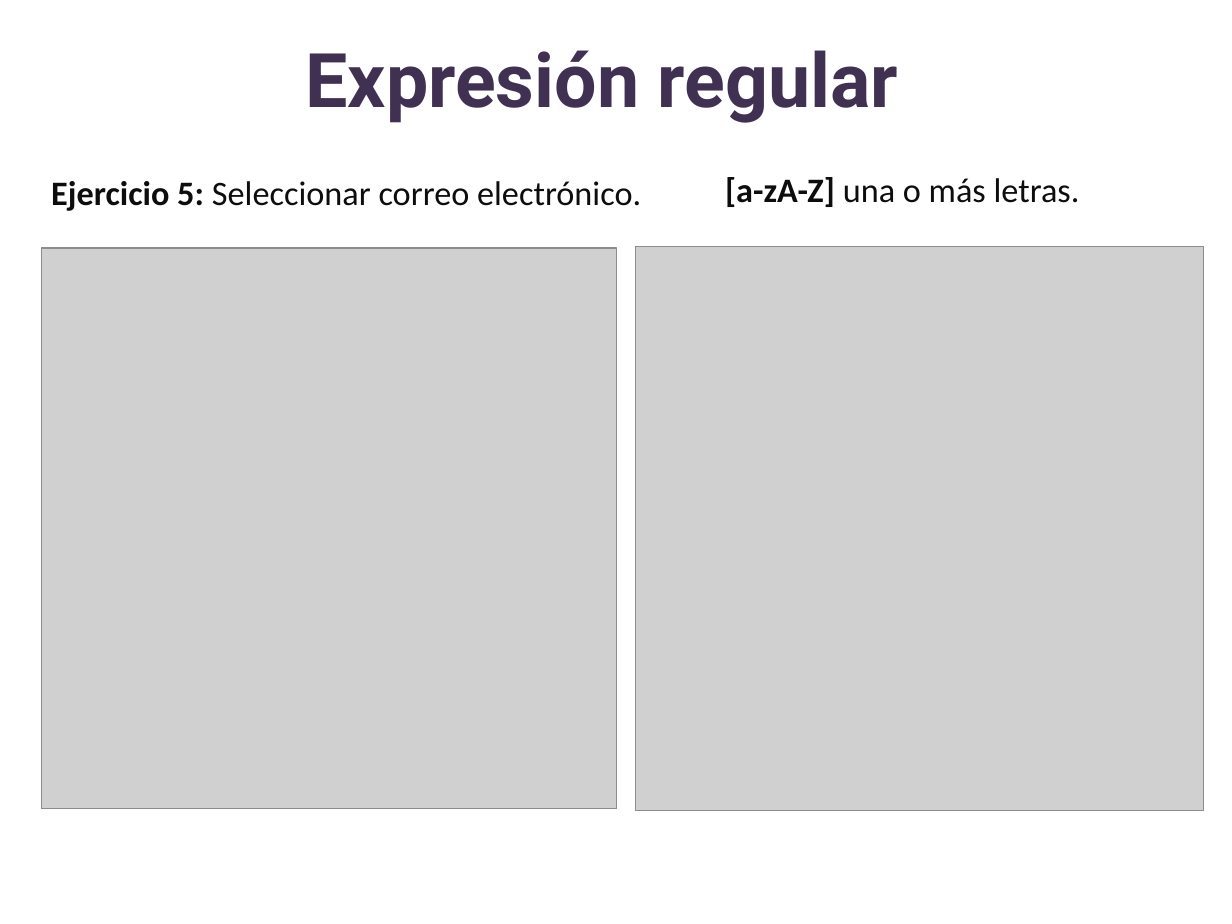
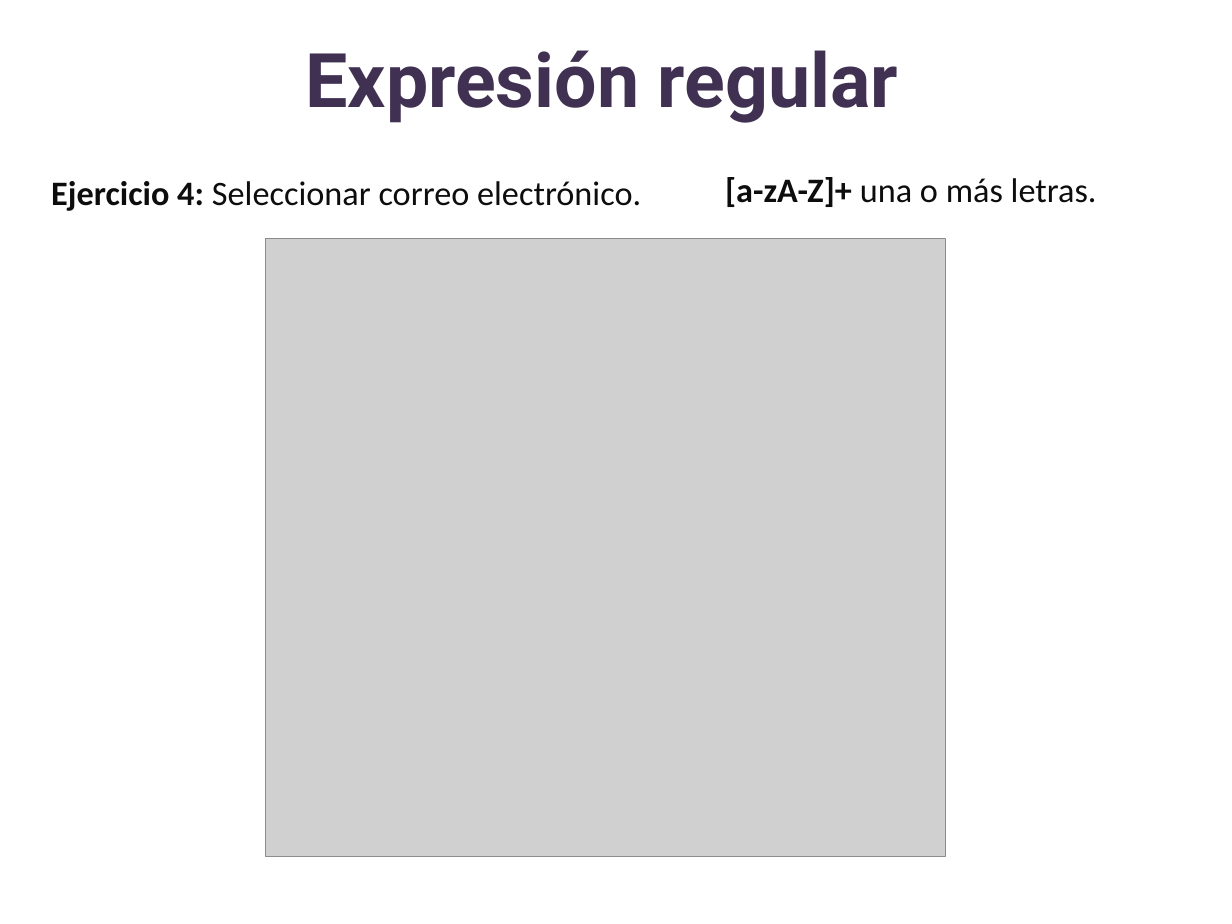
Before and after one commit to lizetheP/Analitica, a slide deck: slide 48 of CalendarioAgo25/presentaciones/18_Expresiones_regulares.pptx (slide 50 before the commit). Drawn at 1232x924 pixels with LibreOffice and Linux fonts; fonts in the diff are those of the drawing; grey boxes stand for pictures. Boxes give left, top, right and bottom in pixels: in the first picture for what was removed or moved away, otherwise in the second. Text is boxed around its words. In the diff, an @@ line names an element or a change of style, - is before the commit and + after.

```diff
--- a/CalendarioAgo25/presentaciones/18_Expresiones_regulares.pptx
+++ b/CalendarioAgo25/presentaciones/18_Expresiones_regulares.pptx
@@ text at <box>725,177,1097,207</box>: text changed @@
-[a-zA-Z] una o más letras.
+[a-zA-Z]+ una o más letras.
@@ text at <box>51,181,641,211</box>: text changed @@
-Ejercicio 5: Seleccionar correo electrónico.
+Ejercicio 4: Seleccionar correo electrónico.
@@ picture added at <box>266,239,946,856</box> @@
@@ picture removed at <box>42,248,617,808</box> @@
@@ picture removed at <box>636,246,1204,811</box> @@
```
Also in this commit, not shown: 5 other slides changed, 1 slide added, 3 slides removed, 3 other files.
